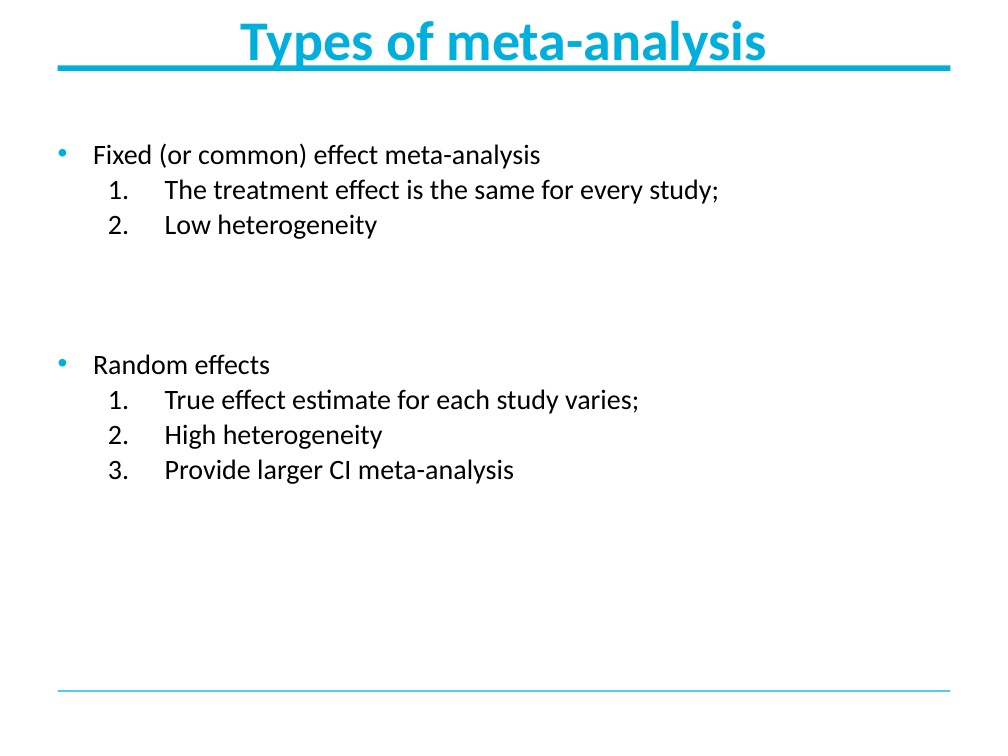
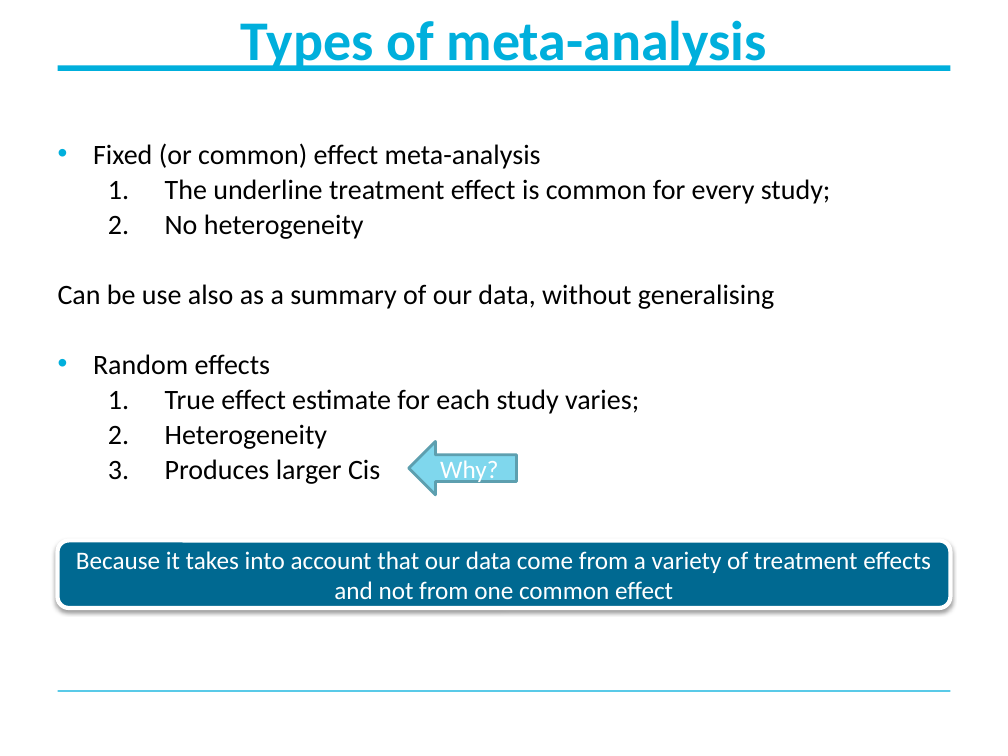
Before and after one commit to Fideborios/meta-analysis, a slide deck: slide 3 of Meta-reg_SA_Heterogeneity.pptx. Drawn at 1008x756 pixels with LibreOffice and Linux fonts; fonts in the diff are those of the drawing; background and template pictures are left out. Boxes give left, top, right and bottom in pixels: in the first picture for what was removed or moved away, otherwise in the second. Text is boxed around its words. In the diff, an @@ line names an element or a change of style, - is before the commit and + after.

```diff
--- a/Meta-reg_SA_Heterogeneity.pptx
+++ b/Meta-reg_SA_Heterogeneity.pptx
@@ text at (58, 179, 831, 309): text changed @@
-  1. The treatment effect is the same for every study;
-  2. Low heterogeneity
+  1. The underline treatment effect is common for every study;
+  2. No heterogeneity
+Can be use also as a summary of our data, without generalising
@@ text at (165, 424, 380, 484): text changed @@
-  2. High heterogeneity
-  3. Provide larger CI meta-analysis
+  2. Heterogeneity
+  3. Produces larger Cis
@@ left arrow added at (409, 442, 517, 495), fill #7FD7ED, outline #5E9FAF 2 pt, 18 pt, text #FFFFFF @@
+Why?
@@ rounded rectangle added at (57, 540, 951, 608), fill #006991, outline #FFFFFF 3 pt, 18 pt, text #FFFFFF @@
+Because it takes into account that our data come from a variety of treatment effects and not from one common effect
```
Also in this commit, not shown: 18 other slides changed, 4 slides added, 1 slide removed, 17 other files.
